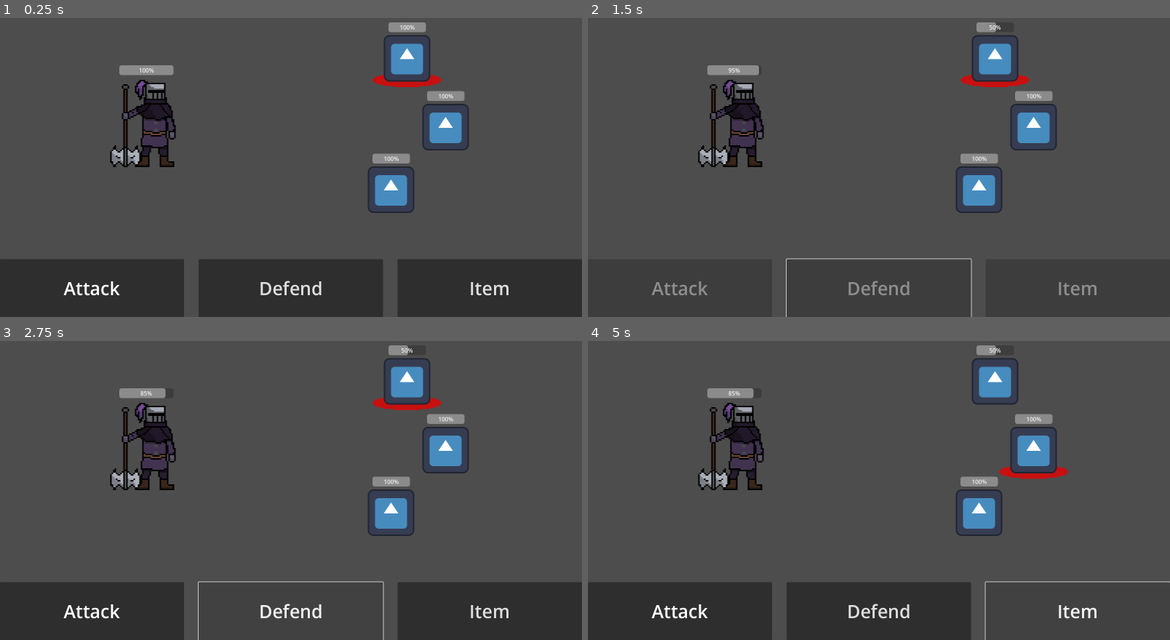
Above: before the commit, frames 1-4 (two rows, left to right).
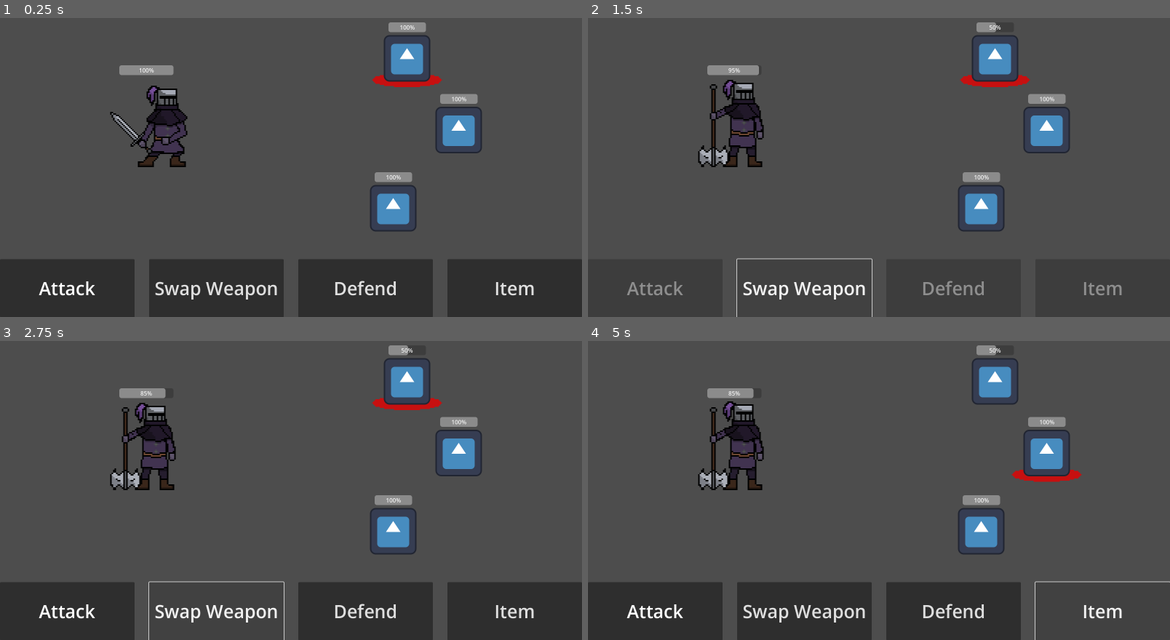
Above: after the commit, the same moments.

Repository: mwingerden/Shinko
Game: Godot game, scene res://Scenes/Levels/level_1.tscn
Same seed, same stepped clock (60 frames per second), same inputs: the game is played once before the commit and once after it. The engine's default icon, where the game draws it, is replaced by a stand-in: a white triangle on a blue panel in a dark square.
Inputs (mouse positions are in pixels of both pictures, inside the frame that each line leads up to):
- Up to frame 1 (0.25 s): no input
- Up to frame 2 (1.5 s): click "Attack" at 0.5 s; click (803, 287) at 1.25 s, where only the run after the commit has a clickable "Swap Weapon"
- Up to frame 3 (2.75 s): hold Up (ui_up) from 2.03 s (still down)
- Up to frame 4 (5 s): release Up (ui_up) at 2.75 s; click "Defend" at 2.75 s; click "Item" at 3.5 s; tap Enter at 4.25 s; hold Down (ui_down) from 4.28 s (still down)

The runs differ from the first frame. In frame 1, 8.2% of the frame differs, in the area x 6-92%, y 20-100%; in frame 2, 3.9%; in frame 3, 5.7%; in frame 4, 6.4%.

Commit message:
Added animation for each weapon type.

Diff:
--- a/Scenes/Enemies/enemy_axe.tscn
+++ b/Scenes/Enemies/enemy_axe.tscn
@@ -1,13 +1,13 @@
 [gd_scene load_steps=5 format=3 uid="uid://ceoqfxrqkw12k"]
 
-[ext_resource type="Script" path="res://Scripts/Enemies/enemy.gd" id="1_vb72k"]
+[ext_resource type="Script" path="res://Scripts/Enemies/enemy_axe.gd" id="1_ynyri"]
 [ext_resource type="Texture2D" uid="uid://bgax3msu3hmqe" path="res://Assets/Sprites/Utility/Selected.png" id="2_uku2n"]
 [ext_resource type="Texture2D" uid="uid://bj6dj5o8jmjk7" path="res://icon.svg" id="3_5g3ak"]
 
 [sub_resource type="RectangleShape2D" id="RectangleShape2D_q78wt"]
 
 [node name="EnemyAxe" type="CharacterBody2D" groups=["Enemy"]]
-script = ExtResource("1_vb72k")
+script = ExtResource("1_ynyri")
 
 [node name="Selected" type="Sprite2D" parent="." groups=["Enemy"]]
 visible = false
--- a/Scenes/Enemies/enemy_spear.tscn
+++ b/Scenes/Enemies/enemy_spear.tscn
@@ -1,13 +1,13 @@
 [gd_scene load_steps=5 format=3 uid="uid://cul21ipddiisb"]
 
-[ext_resource type="Script" path="res://Scripts/Enemies/enemy.gd" id="1_dsn3t"]
+[ext_resource type="Script" path="res://Scripts/Enemies/enemy_spear.gd" id="1_656d0"]
 [ext_resource type="Texture2D" uid="uid://bgax3msu3hmqe" path="res://Assets/Sprites/Utility/Selected.png" id="2_vvhpx"]
 [ext_resource type="Texture2D" uid="uid://bj6dj5o8jmjk7" path="res://icon.svg" id="3_b7kyx"]
 
 [sub_resource type="RectangleShape2D" id="RectangleShape2D_n4np2"]
 
 [node name="EnemySpear" type="CharacterBody2D" groups=["Enemy"]]
-script = ExtResource("1_dsn3t")
+script = ExtResource("1_656d0")
 
 [node name="Selected" type="Sprite2D" parent="." groups=["Enemy"]]
 visible = false
--- a/Scenes/Enemies/enemy_sword.tscn
+++ b/Scenes/Enemies/enemy_sword.tscn
@@ -1,13 +1,13 @@
 [gd_scene load_steps=5 format=3 uid="uid://dyyqli7iqtir6"]
 
-[ext_resource type="Script" path="res://Scripts/Enemies/enemy.gd" id="1_2wkh4"]
+[ext_resource type="Script" path="res://Scripts/Enemies/enemy_sword.gd" id="1_3gmax"]
 [ext_resource type="Texture2D" uid="uid://bj6dj5o8jmjk7" path="res://icon.svg" id="2_b4u55"]
 [ext_resource type="Texture2D" uid="uid://bgax3msu3hmqe" path="res://Assets/Sprites/Utility/Selected.png" id="2_swqhw"]
 
 [sub_resource type="RectangleShape2D" id="RectangleShape2D_ki30x"]
 
 [node name="EnemySword" type="CharacterBody2D" groups=["Enemy"]]
-script = ExtResource("1_2wkh4")
+script = ExtResource("1_3gmax")
 
 [node name="Selected" type="Sprite2D" parent="." groups=["Enemy"]]
 visible = false
--- a/Scenes/Levels/level_1.tscn
+++ b/Scenes/Levels/level_1.tscn
@@ -52,6 +52,13 @@
 text = "Attack
 "
 
+[node name="Swap Weapon" type="Button" parent="Actions/Panel/HBoxContainer"]
+layout_mode = 2
+size_flags_horizontal = 3
+theme_override_font_sizes/font_size = 50
+text = "Swap Weapon
+"
+
 [node name="Defend" type="Button" parent="Actions/Panel/HBoxContainer"]
 layout_mode = 2
 size_flags_horizontal = 3
@@ -77,3 +84,4 @@
 script = null
 
 [connection signal="pressed" from="Actions/Panel/HBoxContainer/Attack" to="Battle" method="_on_attack_pressed"]
+[connection signal="pressed" from="Actions/Panel/HBoxContainer/Swap Weapon" to="Battle" method="_on_swap_weapon_pressed"]
--- a/Scenes/Player/player.tscn
+++ b/Scenes/Player/player.tscn
@@ -1,7 +1,81 @@
-[gd_scene load_steps=4 format=3 uid="uid://xph3348axmlc"]
+[gd_scene load_steps=9 format=3 uid="uid://xph3348axmlc"]
 
 [ext_resource type="Script" path="res://Scripts/Player/player.gd" id="1_jew5l"]
-[ext_resource type="Texture2D" uid="uid://ccr26t01o547" path="res://Assets/Sprites/Player/Player_Axe_Idle.png.png" id="2_60wut"]
+[ext_resource type="Texture2D" uid="uid://cu10altbcsl4y" path="res://Assets/Sprites/Player/Player.png" id="2_pp8yo"]
+
+[sub_resource type="Animation" id="Animation_4xlfb"]
+resource_name = "sword"
+loop_mode = 1
+tracks/0/type = "value"
+tracks/0/imported = false
+tracks/0/enabled = true
+tracks/0/path = NodePath("Sprite2D:frame_coords")
+tracks/0/interp = 1
+tracks/0/loop_wrap = true
+tracks/0/keys = {
+"times": PackedFloat32Array(0, 0.2, 0.3, 0.5, 0.7, 0.8),
+"transitions": PackedFloat32Array(1, 1, 1, 1, 1, 1),
+"update": 1,
+"values": [Vector2i(0, 0), Vector2i(0, 1), Vector2i(0, 2), Vector2i(0, 3), Vector2i(0, 4), Vector2i(0, 5)]
+}
+
+[sub_resource type="Animation" id="Animation_wgey8"]
+length = 0.001
+tracks/0/type = "value"
+tracks/0/imported = false
+tracks/0/enabled = true
+tracks/0/path = NodePath("Sprite2D:frame_coords")
+tracks/0/interp = 1
+tracks/0/loop_wrap = true
+tracks/0/keys = {
+"times": PackedFloat32Array(0),
+"transitions": PackedFloat32Array(1),
+"update": 1,
+"values": [Vector2i(0, 0)]
+}
+
+[sub_resource type="Animation" id="Animation_31fyj"]
+resource_name = "axe"
+loop_mode = 1
+step = 0.01
+tracks/0/type = "value"
+tracks/0/imported = false
+tracks/0/enabled = true
+tracks/0/path = NodePath("Sprite2D:frame_coords")
+tracks/0/interp = 1
+tracks/0/loop_wrap = true
+tracks/0/keys = {
+"times": PackedFloat32Array(0, 0.31, 0.54),
+"transitions": PackedFloat32Array(1, 1, 1),
+"update": 1,
+"values": [Vector2i(1, 0), Vector2i(1, 1), Vector2i(1, 2)]
+}
+
+[sub_resource type="Animation" id="Animation_kvvhf"]
+resource_name = "spear"
+length = 0.6
+loop_mode = 1
+step = 0.01
+tracks/0/type = "value"
+tracks/0/imported = false
+tracks/0/enabled = true
+tracks/0/path = NodePath("Sprite2D:frame_coords")
+tracks/0/interp = 1
+tracks/0/loop_wrap = true
+tracks/0/keys = {
+"times": PackedFloat32Array(0, 0.24, 0.39),
+"transitions": PackedFloat32Array(1, 1, 1),
+"update": 1,
+"values": [Vector2i(2, 0), Vector2i(2, 1), Vector2i(2, 2)]
+}
+
+[sub_resource type="AnimationLibrary" id="AnimationLibrary_y7p5e"]
+_data = {
+"RESET": SubResource("Animation_wgey8"),
+"axe": SubResource("Animation_31fyj"),
+"spear": SubResource("Animation_kvvhf"),
+"sword": SubResource("Animation_4xlfb")
+}
 
 [sub_resource type="RectangleShape2D" id="RectangleShape2D_hyda8"]
 
@@ -10,10 +84,14 @@
 
 [node name="Sprite2D" type="Sprite2D" parent="."]
 scale = Vector2(4, 4)
-texture = ExtResource("2_60wut")
-vframes = 3
+texture = ExtResource("2_pp8yo")
+hframes = 3
+vframes = 6
 
 [node name="AnimationPlayer" type="AnimationPlayer" parent="."]
+libraries = {
+"": SubResource("AnimationLibrary_y7p5e")
+}
 
 [node name="CollisionShape2D" type="CollisionShape2D" parent="."]
 shape = SubResource("RectangleShape2D_hyda8")
--- a/Scenes/Utility/group_enemy_1.tscn
+++ b/Scenes/Utility/group_enemy_1.tscn
@@ -11,7 +11,7 @@
 [node name="EnemyAxe" parent="." instance=ExtResource("2_0adsd")]
 
 [node name="EnemySpear" parent="." instance=ExtResource("3_v7mxa")]
-position = Vector2(106, 189)
+position = Vector2(142, 197)
 
 [node name="EnemySword" parent="." instance=ExtResource("4_qy2qn")]
-position = Vector2(-44, 361)
+position = Vector2(-38, 412)
--- /dev/null
+++ b/Scripts/Enemies/enemy_spear.gd
@@ -0,0 +1,36 @@
+extends CharacterBody2D
+
+@onready var selected_sprite = $Selected
+@onready var progress_bar = $Health
+@onready var animation_player = $AnimationPlayer
+var selected = false
+
+@export var MAX_HEALTH = 2
+var current_health = MAX_HEALTH:
+	set(value):
+		current_health = value
+		_update_progress_bar()
+		_play_animation()
+
+func _update_progress_bar():
+	progress_bar.value = (float(current_health) / MAX_HEALTH) * 100
+
+func _play_animation():
+	pass
+
+func _select():
+	selected_sprite.show()
+	selected = true
+
+func _unselect():
+	selected_sprite.hide()
+	selected = false
+
+func is_selected():
+	return selected
+
+func take_damage(value):
+	current_health = max(0, current_health - value)
+
+func get_current_health():
+	return current_health
--- /dev/null
+++ b/Scripts/Enemies/enemy_sword.gd
@@ -0,0 +1,36 @@
+extends CharacterBody2D
+
+@onready var selected_sprite = $Selected
+@onready var progress_bar = $Health
+@onready var animation_player = $AnimationPlayer
+var selected = false
+
+@export var MAX_HEALTH = 2
+var current_health = MAX_HEALTH:
+	set(value):
+		current_health = value
+		_update_progress_bar()
+		_play_animation()
+
+func _update_progress_bar():
+	progress_bar.value = (float(current_health) / MAX_HEALTH) * 100
+
+func _play_animation():
+	pass
+
+func _select():
+	selected_sprite.show()
+	selected = true
+
+func _unselect():
+	selected_sprite.hide()
+	selected = false
+
+func is_selected():
+	return selected
+
+func take_damage(value):
+	current_health = max(0, current_health - value)
+
+func get_current_health():
+	return current_health
--- a/Scripts/Player/player.gd
+++ b/Scripts/Player/player.gd
@@ -1,6 +1,7 @@
 extends CharacterBody2D
 
 @onready var progress_bar = $Health
+@onready var animation_player = $AnimationPlayer
 @export var MAX_HEALTH = 20
 var current_health = MAX_HEALTH:
 	set(value):
@@ -8,11 +9,33 @@
 		_update_progress_bar()
 		_play_animation()
 
+enum state {SWORD, AXE, SPEAR}
+var current_state = state.SWORD
+
+func _process(delta):
+	_play_animation()
+
+func swap_weapon():
+	if current_state == state.SWORD:
+		current_state = state.AXE
+		#print("Switched to Spear")
+	elif current_state == state.AXE:
+		current_state = state.SPEAR
+		#print("Switched to Sword")
+	elif current_state == state.SPEAR:
+		current_state = state.SWORD
+		#print("Switched to Axe")
+
 func _update_progress_bar():
 	progress_bar.value = (float(current_health) / MAX_HEALTH) * 100
 
 func _play_animation():
-	pass
+	if current_state == state.SWORD:
+		animation_player.play("sword")
+	elif current_state == state.AXE:
+		animation_player.play("axe")
+	elif current_state == state.SPEAR:
+		animation_player.play("spear")
 
 func take_damage(value):
 	current_health -= value
--- a/Scripts/Utility/battle.gd
+++ b/Scripts/Utility/battle.gd
@@ -59,3 +59,6 @@
 	$"../Actions/Panel/HBoxContainer/Defend".disabled = false
 	$"../Actions/Panel/HBoxContainer/Item".disabled = false
 	enemy_turn = false
+
+func _on_swap_weapon_pressed():
+	player.swap_weapon()
Binary file added: Assets/Sprites/Player/Player.png
Not shown, added: Assets/Sprites/Player/Player.png.import
Renamed: Scripts/Enemies/enemy.gd -> Scripts/Enemies/enemy_axe.gd
